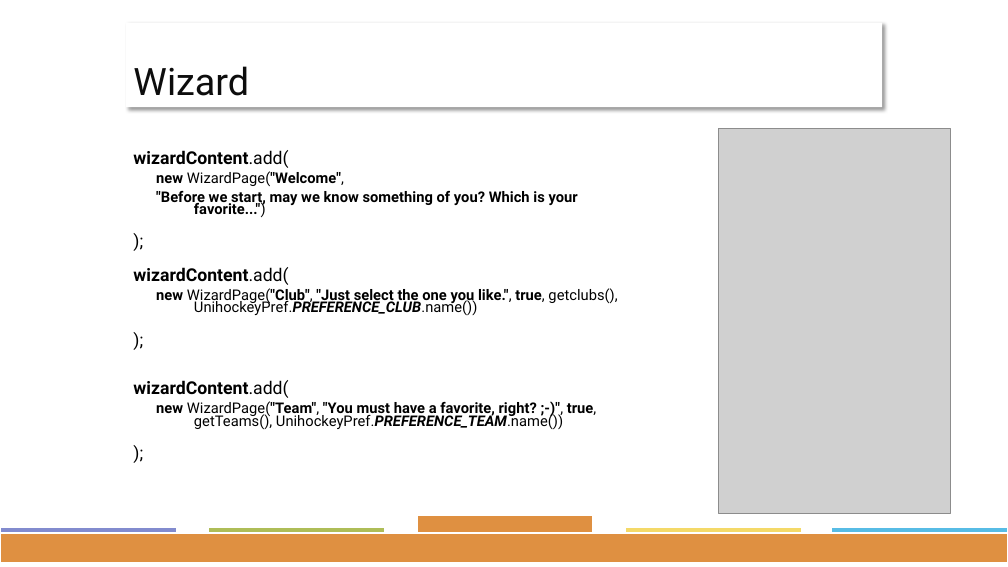
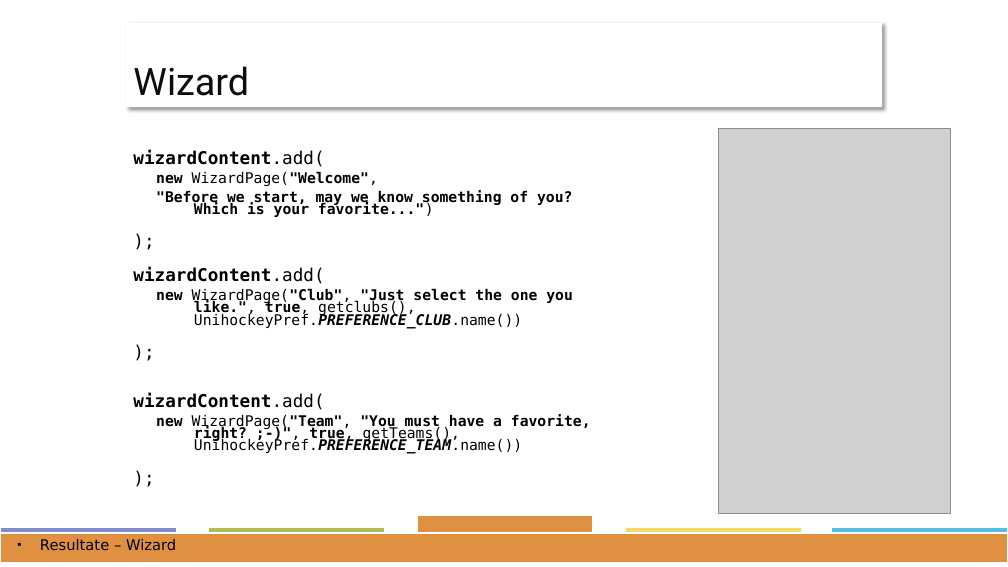
Before and after one commit to ffhsAndroidDenisTobias/androidProject, a slide deck: slide 15 of docs/Präsentation/Project-Presentation.pptx. Drawn at 1008x567 pixels with LibreOffice and Linux fonts; fonts in the diff are those of the drawing; grey boxes stand for pictures. Boxes give left, top, right and bottom in pixels: in the first picture for what was removed or moved away, otherwise in the second. Text is boxed around its words. In the diff, an @@ line names an element or a change of style, - is before the commit and + after.

```diff
--- a/docs/Präsentation/Project-Presentation.pptx
+++ b/docs/Präsentation/Project-Presentation.pptx
@@ text "wizardContent.add(" at [133,150,591,454]: font Roboto to DejaVu Sans Mono @@
@@ text added at [40,539,176,551], 14 pt, text #000000 @@
+▪ Resultate – Wizard
```
Also in this commit, not shown: 14 other slides changed, 1 slide added.
